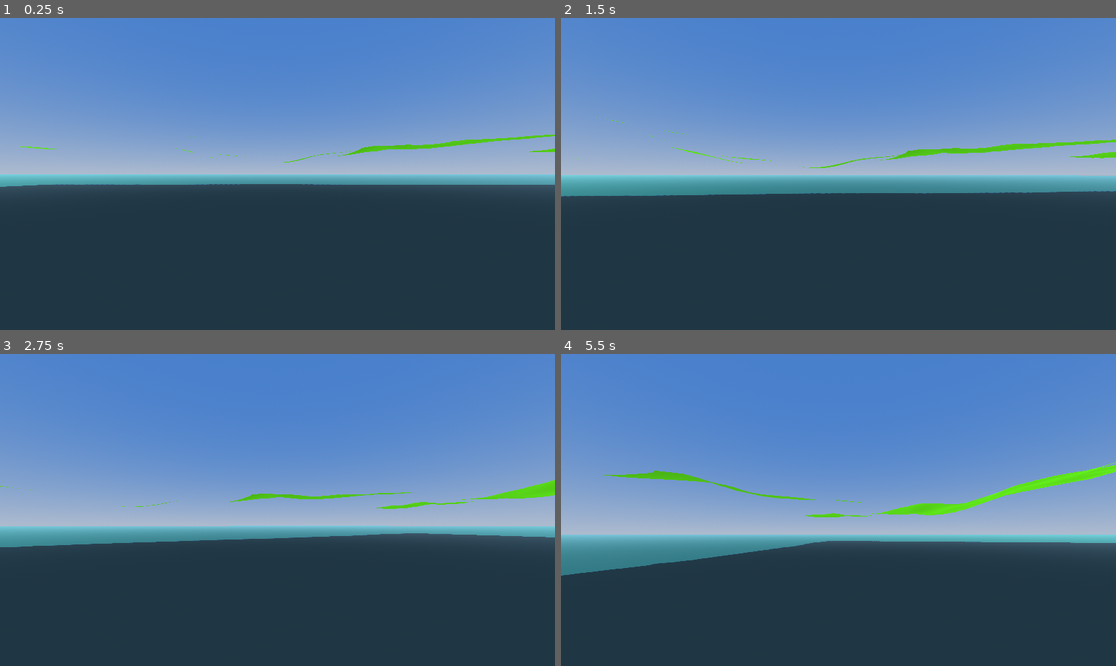
Above: before the commit, frames 1-4 (two rows, left to right).
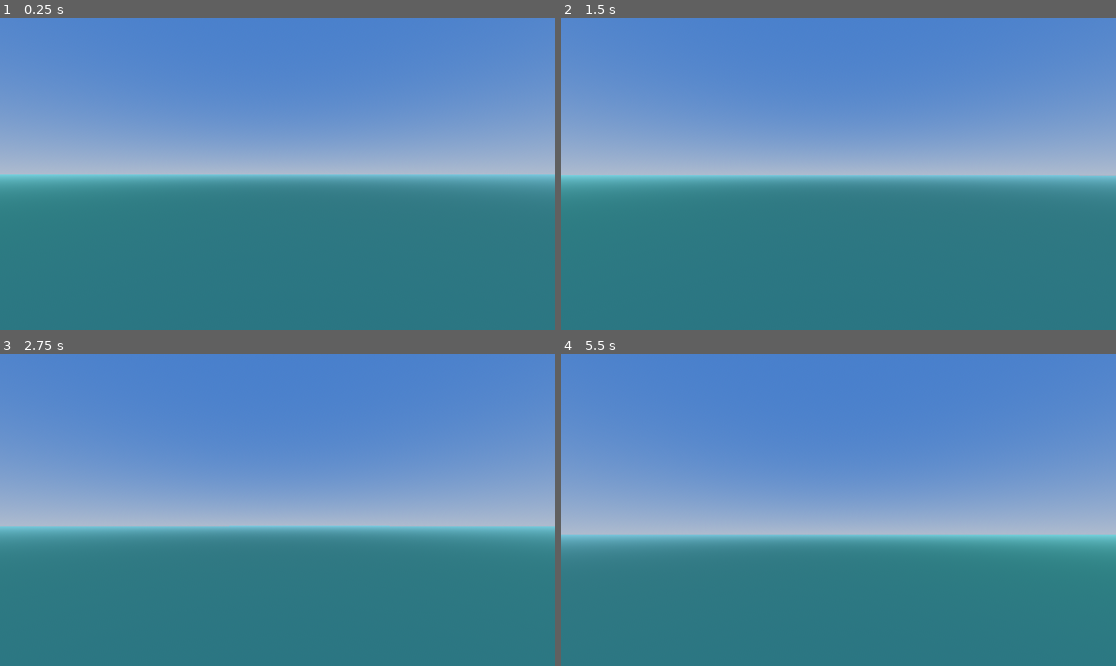
Above: after the commit, the same moments.

Repository: Caspianlake/SandboxGame
Game: Godot game, scene res://Scenes/root.tscn
Same seed, same stepped clock (60 frames per second), same inputs: the game is played once before the commit and once after it.
Inputs (mouse positions are in pixels of both pictures, inside the frame that each line leads up to):
- Up to frame 1 (0.25 s): no input
- Up to frame 2 (1.5 s): tap Enter at 0.5 s; move the mouse to (866, 174) at 0.52 s; hold W (Forward) 0.53-1.28 s; hold \ (CameraLock) 0.53-1.28 s; tap Space (Jump) at 0.77 s; move the mouse to (727, 189) at 1.27 s; hold S (Backward) from 1.28 s (still down); tap \ (CameraLock) at 1.35 s
- Up to frame 3 (2.75 s): tap Space (Jump) at 1.52 s; move the mouse to (288, 503) at 2.02 s; release S (Backward) at 2.03 s; hold W (Forward) from 2.03 s (still down); hold \ (CameraLock) from 2.03 s (still down)
- Up to frame 4 (5.5 s): move the mouse to (810, 572) at 2.77 s; release \ (CameraLock) at 2.78 s; tap \ (CameraLock) at 2.85, 4.35 s; tap Space (Jump) at 3.02, 3.77, 4.52 s; move the mouse to (877, 513) at 3.52 s; hold \ (CameraLock) 3.53-4.28 s; move the mouse to (672, 463) at 4.27 s; release W (Forward) at 4.28 s; hold A (Left) 4.28-5.03 s; move the mouse to (844, 510) at 5.02 s; hold W (Forward) from 5.03 s (still down); hold \ (CameraLock) from 5.03 s (still down)

The runs differ from the first frame. In frame 1, 47% of the frame differs, in the area x 0-100%, y 37-100%; in frame 2, 44%; in frame 3, 41%; in frame 4, 39%.

Commit message:
impl threaded sdf gena swell

Diff:
--- a/Scripts/Terrain/surface_nets.gd
+++ b/Scripts/Terrain/surface_nets.gd
@@ -160,7 +160,8 @@
 							_add_quad(indices, c1, c2, c3, c4)
 
 	if vertices.is_empty() or indices.is_empty():
-		return null
+		SignalBus.MeshingEnded.emit.call_deferred(null)
+		return
 
 	var arrays = []
 	arrays.resize(Mesh.ARRAY_MAX)
@@ -170,7 +171,8 @@
 
 	var mesh = ArrayMesh.new()
 	mesh.add_surface_from_arrays(Mesh.PRIMITIVE_TRIANGLES, arrays)
-	return mesh
+	SignalBus.MeshingEnded.emit.call_deferred(mesh)
+	return
 
 ## Calculates the normal using the analytical gradient of trilinear interpolation.
 ## This computes the exact partial derivatives of the trilinear interpolation formula.
--- a/Scripts/Terrain/terrain.gd
+++ b/Scripts/Terrain/terrain.gd
@@ -2,53 +2,36 @@
 
 @export var t_noise:= FastNoiseLite.new()
 @export var t_material:= StandardMaterial3D.new()
-@export var chunk_size:= Vector3i(16,16,16)
+@export var chunk_size:= Vector3i(16,256,16)
 
-var sample_size:= chunk_size + Vector3i(2,2,2)
 
-var thread: Thread
-var mutex: Mutex
-var semaphore: Semaphore
-var exit_thread:= false
+var tasks_remaining: int = 0
+var t_start: int
+
+func sdfGenEnded(data):
+	tasks_remaining -= 1
+
+	if data:
+		ThreadPool.add_task(SurfaceNets.generate_mesh.bind(data,chunk_size+Vector3i(2,2,2)))
+		tasks_remaining += 1
+	else:
+		print("buh")
+
+func meshingEnded(data):
+	tasks_remaining -= 1
+
+	if tasks_remaining == 0:
+		print("49 Chunks completed in: ",Time.get_ticks_msec()-t_start)
 
 func _ready() -> void:
 
-	print(OS.get_processor_count())
-	thread = Thread.new()
+	SignalBus.SDFGenEnded.connect(sdfGenEnded)
+	SignalBus.MeshingEnded.connect(meshingEnded)
 
-	for cx in range(-2,3):
-		for cz in range(-2,3):
-			var sdf_data := PackedFloat32Array()
-			sdf_data.resize(sample_size.x*sample_size.y*sample_size.z)
+	t_start = Time.get_ticks_msec()
 
-			var chunk_offset:= Vector3(cx * chunk_size.x, 0, cz * chunk_size.z)
-			var idx = 0
-
-			var t = Time.get_ticks_msec()
-
-			for x in range(sample_size.x):
-				for z in range(sample_size.z):
-					var column_height:= remap(clampf(t_noise.get_noise_2d(chunk_offset.x+x,chunk_offset.z+z),-1,1),-1,1,0,chunk_size.y)
-
-					for y in range(sample_size.y):
-						sdf_data[idx] = y - column_height
-						idx += 1
-
-
-			thread.start(SurfaceNets.generate_mesh.bind(sdf_data,sample_size))
-			var mesh: ArrayMesh = thread.wait_to_finish()
-			print("Chunk (%d, %d) generated in %d ms" % [cx, cz, Time.get_ticks_msec() - t])
-
-			# 4. Display it
-			if mesh != null:
-				var mi = MeshInstance3D.new()
-				mi.mesh = mesh
-				mi.set_surface_override_material(0, t_material)
-				mi.position = Vector3(cx * chunk_size.x, 0, cz * chunk_size.z)
-				add_child(mi)
-
-func _process(_delta: float) -> void:
-	pass
-
-func _exit_tree():
-	thread.wait_to_finish()
+	for cx in range(-3,4):
+		for cz in range(-3,4):
+			var chunk_key := Vector3i(cx,0,cz)
+			ThreadPool.add_task(TerrainDataGenerator.generate_sdf.bind(t_noise,chunk_size,chunk_key))
+			tasks_remaining += 1
--- /dev/null
+++ b/Scripts/Terrain/terrain_data_generator.gd
@@ -0,0 +1,23 @@
+class_name TerrainDataGenerator
+extends Node
+
+
+static func generate_sdf(noise_map: FastNoiseLite, chunk_size: Vector3i, chunk_key: Vector3i):
+	var sample_size:= chunk_size + Vector3i(2,2,2)
+	var sdf_data := PackedFloat32Array()
+	sdf_data.resize(sample_size.x*sample_size.y*sample_size.z)
+
+	var chunk_offset:= Vector3(chunk_key.x * chunk_size.x, 0, chunk_key.z * chunk_size.z)
+	var idx = 0
+
+
+	for x in range(sample_size.x):
+		for z in range(sample_size.z):
+			var column_height:= remap(clampf(noise_map.get_noise_2d(chunk_offset.x+x,chunk_offset.z+z),-1,1),-1,1,0,chunk_size.y)
+
+			for y in range(sample_size.y):
+				sdf_data[idx] = y - column_height
+				idx += 1
+
+	SignalBus.SDFGenEnded.emit.call_deferred(sdf_data)
+	return
--- a/Scripts/Utility/signal_bus.gd
+++ b/Scripts/Utility/signal_bus.gd
@@ -1 +1,4 @@
 extends Code
+
+signal MeshingEnded
+signal SDFGenEnded
--- a/Scripts/Utility/thread_pool.gd
+++ b/Scripts/Utility/thread_pool.gd
@@ -1,11 +1,57 @@
-extends Node
+extends Code
 
+var queue: Array[Callable] = []
+var mutex: Mutex
+var semaphore: Semaphore
+var threads: Array[Thread] = []
+var exit_thread: bool = false
 
-# Called when the node enters the scene tree for the first time.
-func _ready() -> void:
-	pass # Replace with function body.
+func _init():
+	mutex = Mutex.new()
+	semaphore = Semaphore.new()
 
+	# Match thread count to CPU cores (e.g., 8 threads)
+	for i in OS.get_processor_count() - 2:
+		var t = Thread.new()
+		t.start(_thread_loop)
+		threads.append(t)
 
-# Called every frame. 'delta' is the elapsed time since the previous frame.
-func _process(delta: float) -> void:
-	pass
+func add_task(task: Callable):
+	mutex.lock()
+	queue.push_back(task)
+	mutex.unlock()
+	semaphore.post() # Wake up one thread
+
+func _thread_loop():
+	while true:
+		semaphore.wait() # Sleep until work is available
+
+		mutex.lock()
+		if exit_thread:
+			mutex.unlock()
+			return # Exit the loop and kill the thread
+
+		if queue.is_empty():
+			mutex.unlock()
+			continue
+
+		var task = queue.pop_front()
+		mutex.unlock()
+
+		# Execute the Callable
+		if task.is_valid():
+			task.call()
+
+func _exit_tree():
+	# Clean shutdown: prevent the hang you were worried about
+	mutex.lock()
+	exit_thread = true
+	mutex.unlock()
+
+	# Wake up all threads so they can see the 'exit_thread' flag
+	for i in threads.size():
+		semaphore.post()
+
+	# Wait for threads to finish their current task and close
+	for t in threads:
+		t.wait_to_finish()
--- a/project.godot
+++ b/project.godot
@@ -18,6 +18,7 @@
 [autoload]
 
 SignalBus="*res://Scripts/Utility/signal_bus.gd"
+ThreadPool="*res://Scripts/Utility/thread_pool.gd"
 
 [display]
 
Not shown, added: Scripts/Terrain/terrain_data_generator.gd.uid
